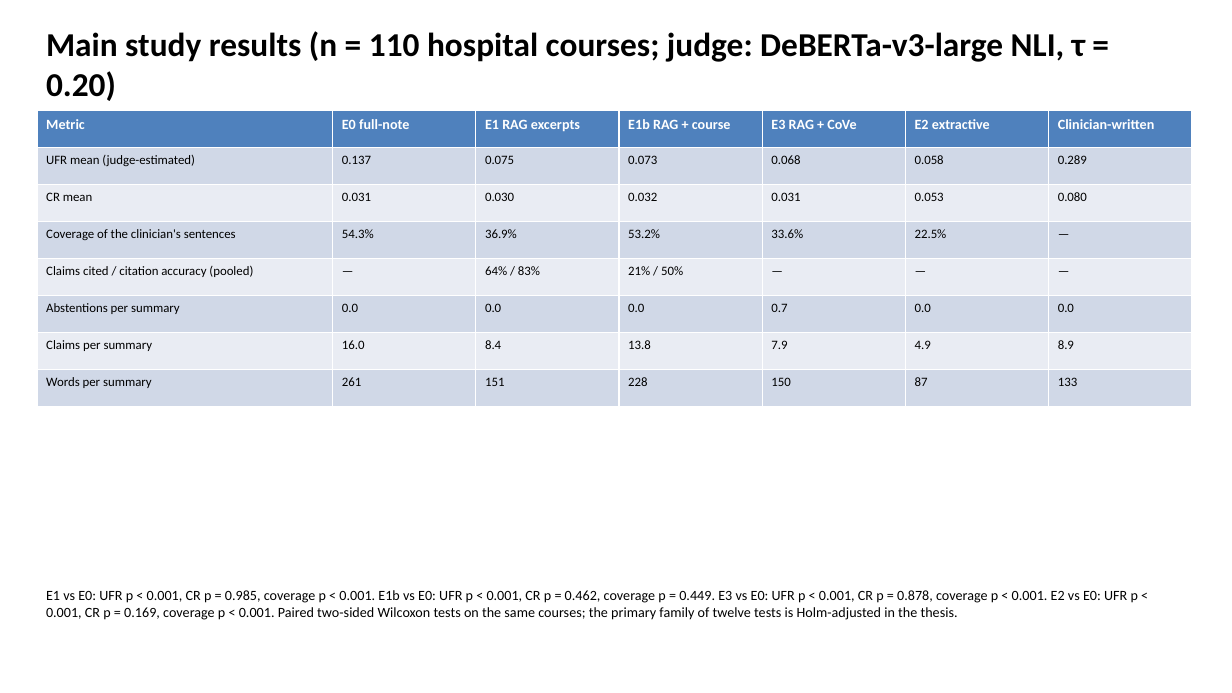
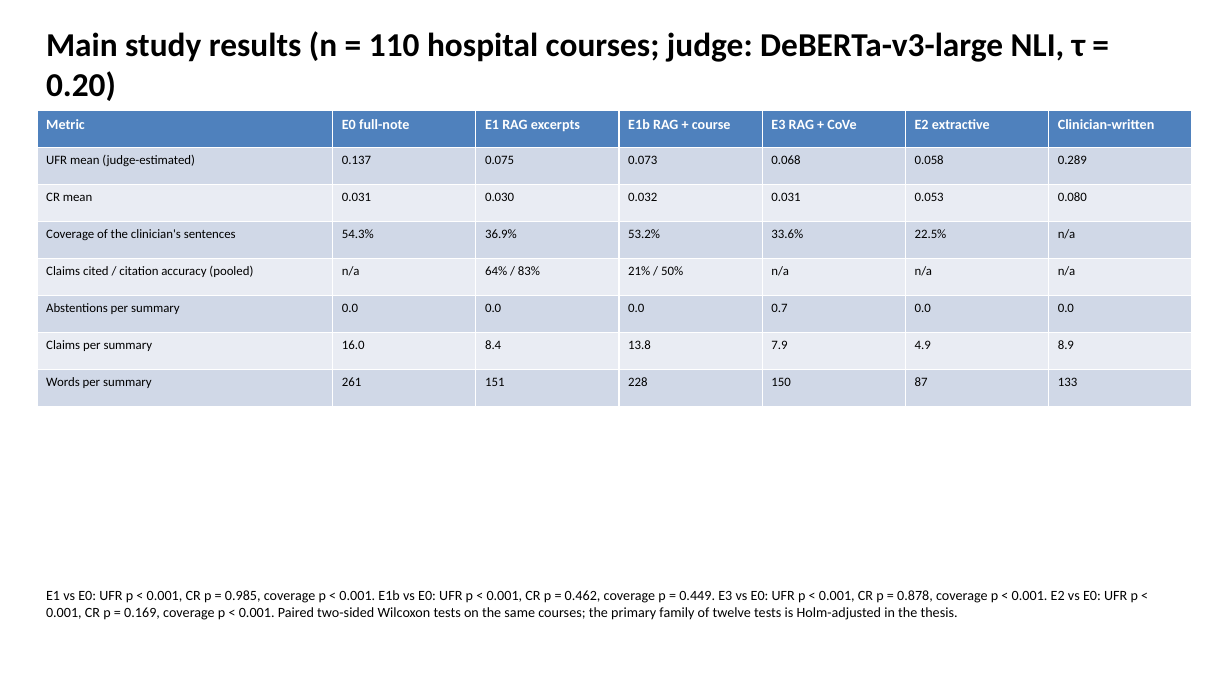
Before and after one commit to slay-a/medical-hallucination-eval, a slide deck: slide 8 of deliverables/Progress_Slides_Fall2026.pptx. Drawn at 1232x693 pixels with LibreOffice and Linux fonts; fonts in the diff are those of the drawing. Boxes give left, top, right and bottom in pixels: in the first picture for what was removed or moved away, otherwise in the second. Text is boxed around its words. In the diff, an @@ line names an element or a change of style, - is before the commit and + after.

```diff
--- a/deliverables/Progress_Slides_Fall2026.pptx
+++ b/deliverables/Progress_Slides_Fall2026.pptx
@@ table at <box>37,111,1192,407</box> @@
-row 4, column 7: —
+row 4, column 7: n/a
-row 5: Claims cited / citation accuracy (pooled) | — | 64% / 83% | 21% / 50% | — | — | —
+row 5: Claims cited / citation accuracy (pooled) | n/a | 64% / 83% | 21% / 50% | n/a | n/a | n/a
```
Also in this commit, not shown: 2 other slides changed, 2 other files.
